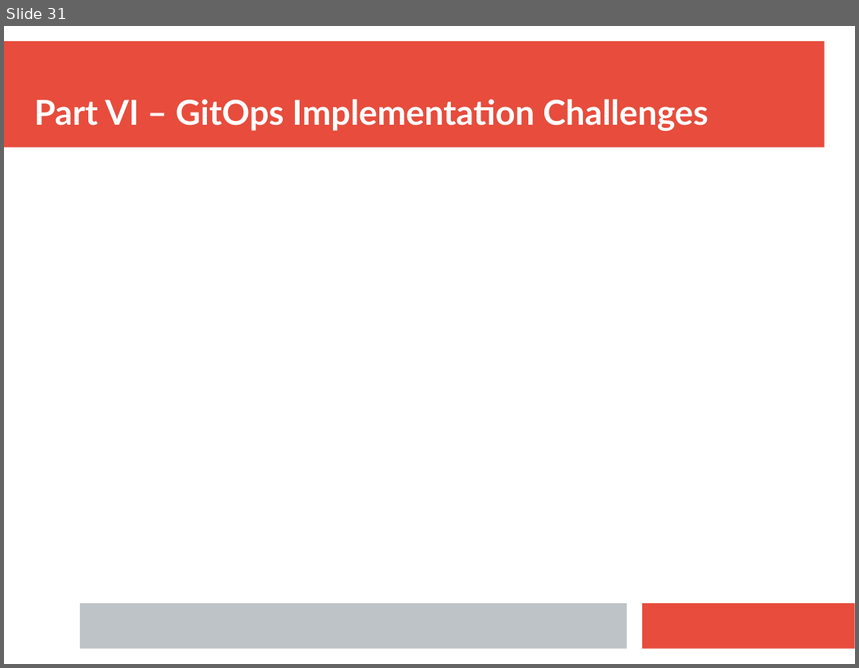
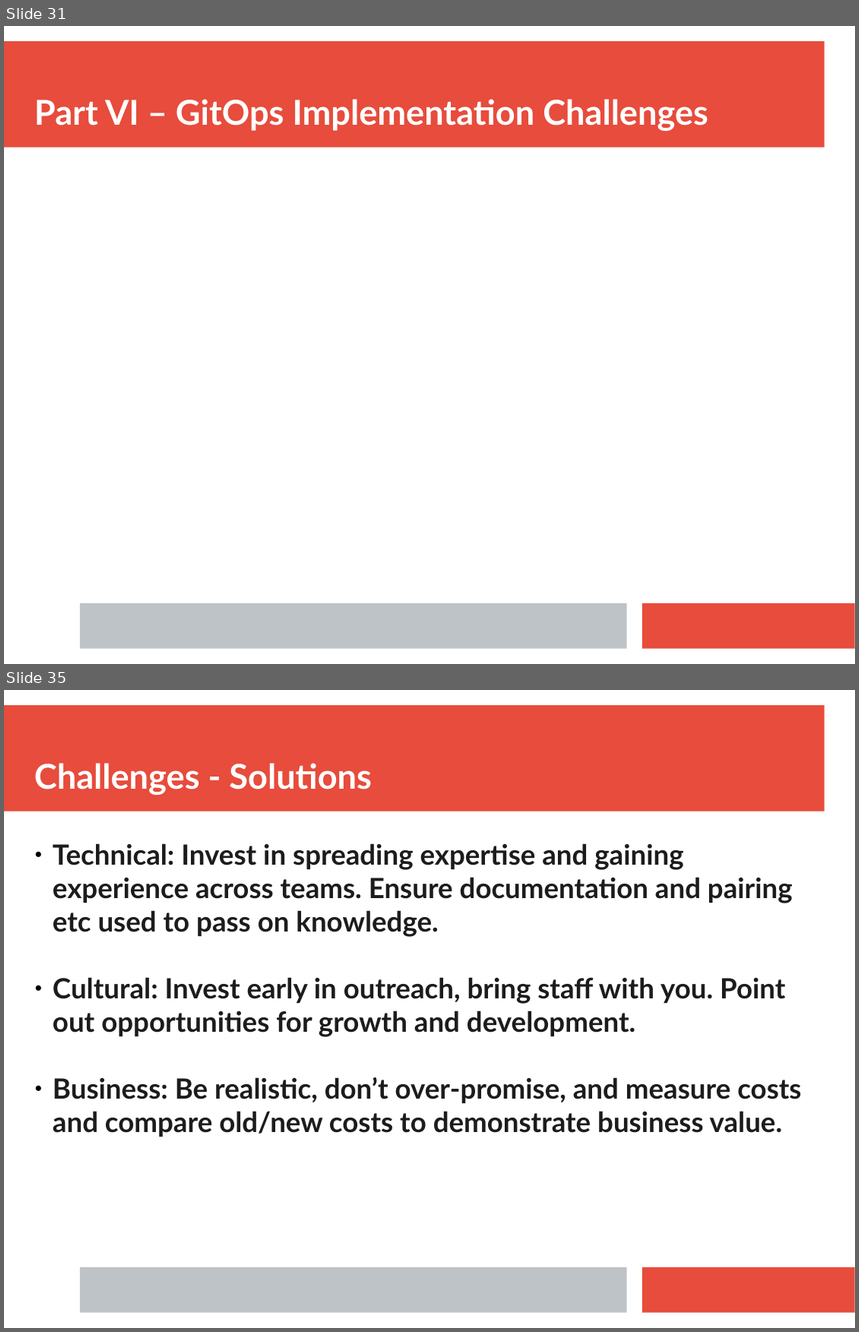
Before and after one commit to ianmiell/gitops-first-steps, a slide deck: slides/gitops_first_steps.pptx. Shown one above the other, each under a label of ours: slide 31 before the commit, slides 31 and 35 after it; the slides between them are not shown. The pictures are 859x668 and 859x1332 pixels, drawn with LibreOffice and Linux fonts; fonts in the diff are those of the drawing. Boxes give left, top, right and bottom in pixels: in the first picture for what was removed or moved away, otherwise in the second. Text is boxed around its words. In the diff, an @@ line names an element or a change of style, - is before the commit and + after.

```diff
--- a/slides/gitops_first_steps.pptx
+++ b/slides/gitops_first_steps.pptx
@@ slide 35 added at (x1=4, y1=690, x2=855, y2=1328), background #FFFFFF; not listed: 3 template elements that a slide beside it also shows @@
@@ text added at (x1=34, y1=763, x2=372, y2=795), 32 pt, text #FFFFFF, bold @@
+Challenges - Solutions
@@ text added at (x1=53, y1=844, x2=801, y2=1137), 26 pt, text #1C1C1C, bold @@
+● Technical: Invest in spreading expertise and gaining experience across teams. Ensure documentation and pairing etc used to pass on knowledge.
+● Cultural: Invest early in outreach, bring staff with you. Point out opportunities for growth and development.
+● Business: Be realistic, don’t over-promise, and measure costs and compare old/new costs to demonstrate business value.
```
Also in this commit, not shown: 2 slides changed, 6 other slides added, 2 slides removed.
